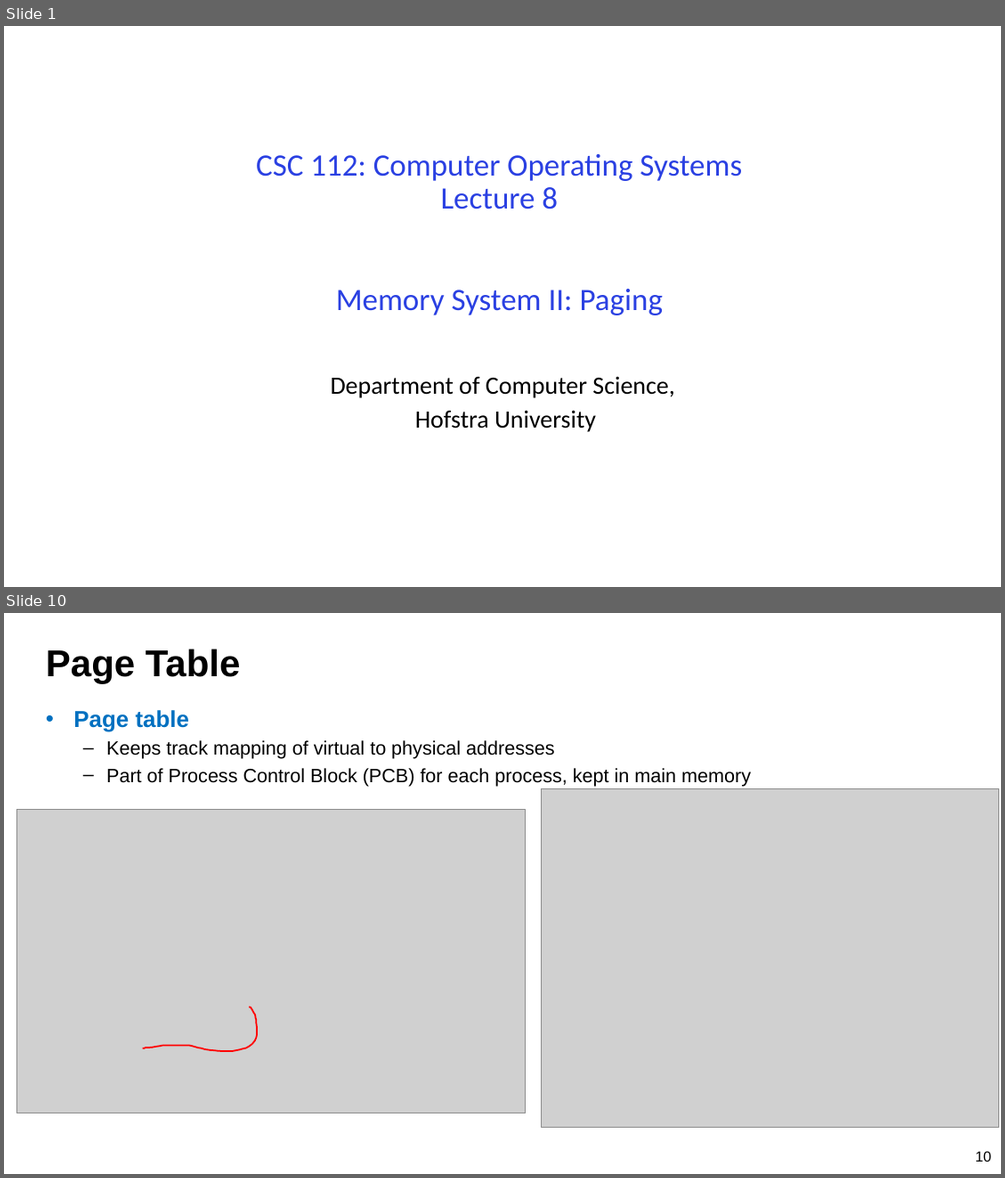
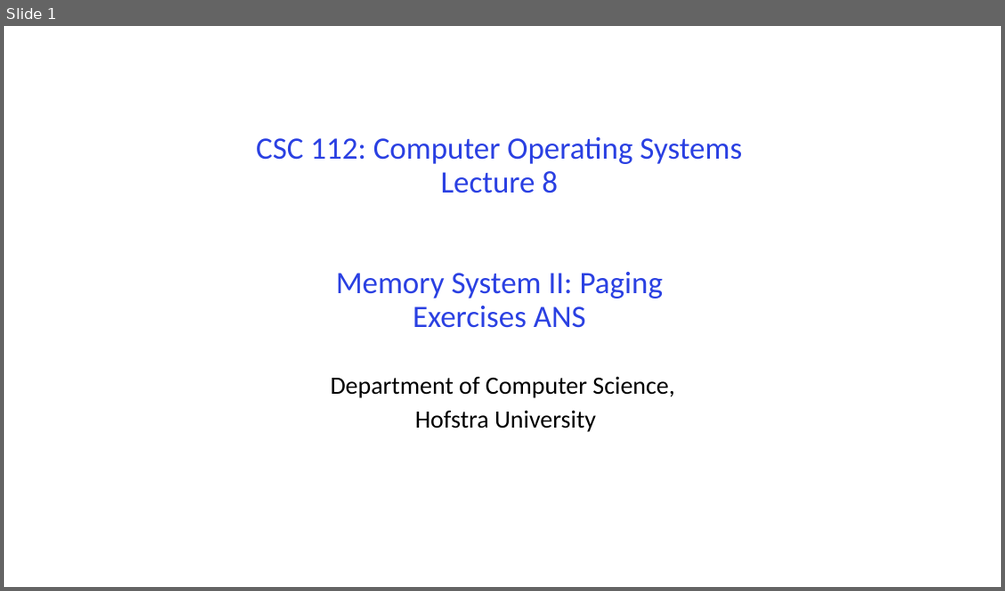
Before and after one commit to guhofstra/CSC256Fa25, a slide deck: PPTs/L8-Exercises ANS.pptx. Shown one above the other, each under a label of ours: slides 1 and 10 before the commit, slide 1 after it; the slides between them are not shown. The pictures are 1005x1178 and 1005x591 pixels, drawn with LibreOffice and Linux fonts; fonts in the diff are those of the drawing; grey boxes stand for pictures. Boxes give left, top, right and bottom in pixels: in the first picture for what was removed or moved away, otherwise in the second. Text is boxed around its words. In the diff, an @@ line names an element or a change of style, - is before the commit and + after.

```diff
--- a/PPTs/L8-Exercises ANS.pptx
+++ b/PPTs/L8-Exercises ANS.pptx
@@ slide 10 removed at (4,613,1001,1174), background #FFFFFF @@
@@ title removed at (46,649,241,683) @@
-Page Table
@@ text removed at (73,710,751,787) @@
-• Page table
-  – Keeps track mapping of virtual to physical addresses
-  – Part of Process Control Block (PCB) for each process, kept in main memory
@@ picture removed at (542,788,999,1127) @@
@@ picture removed at (16,810,526,1113) @@
@@ freeform shape removed at (142,1007,257,1051) @@
@@ page number removed at (975,1151,991,1161) @@
-10
@@ slide 1 changed as well @@
@@ title at (256,137,742,328): text changed @@
-CSC 112: Computer Operating Systems
-Lecture 8
-Memory System II: Paging
+CSC 112: Computer Operating Systems
+Lecture 8
+Memory System II: Paging
+Exercises ANS
```
Also in this commit, not shown: 1 slide added, 77 other slides removed, 3 other files.
